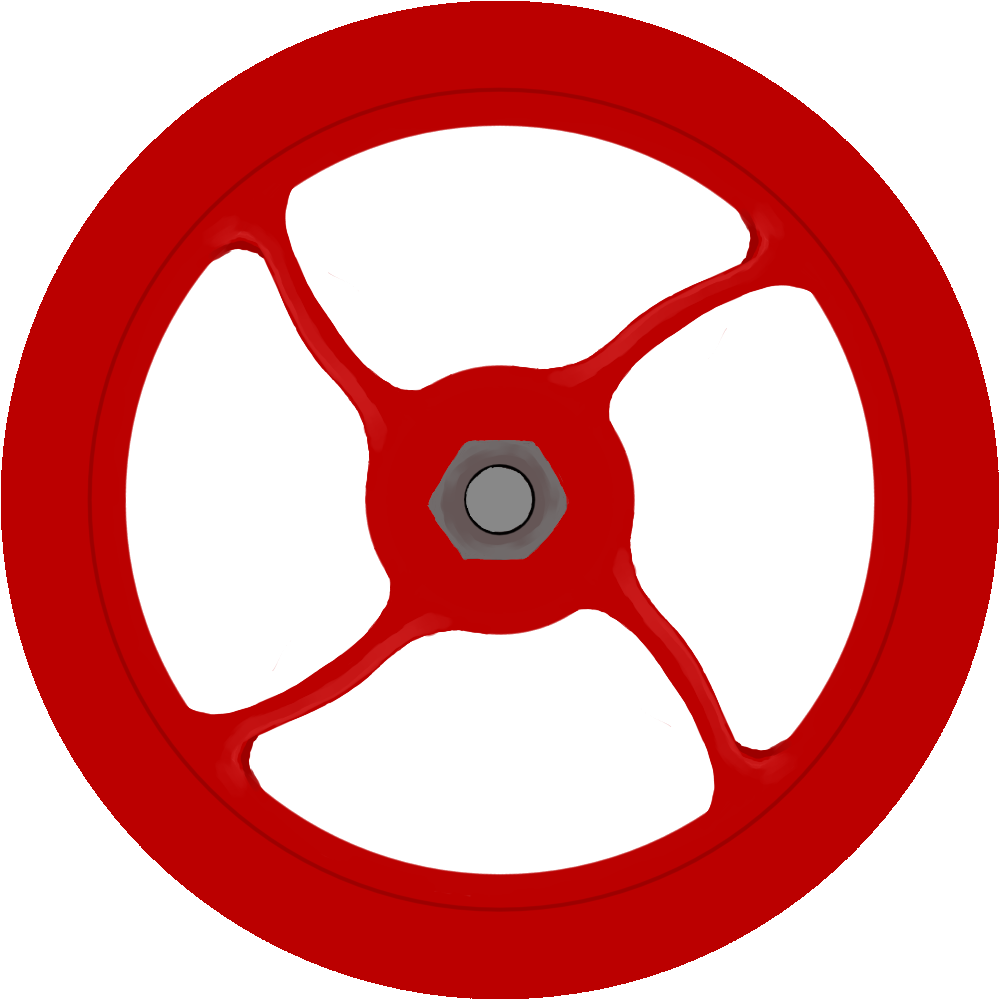
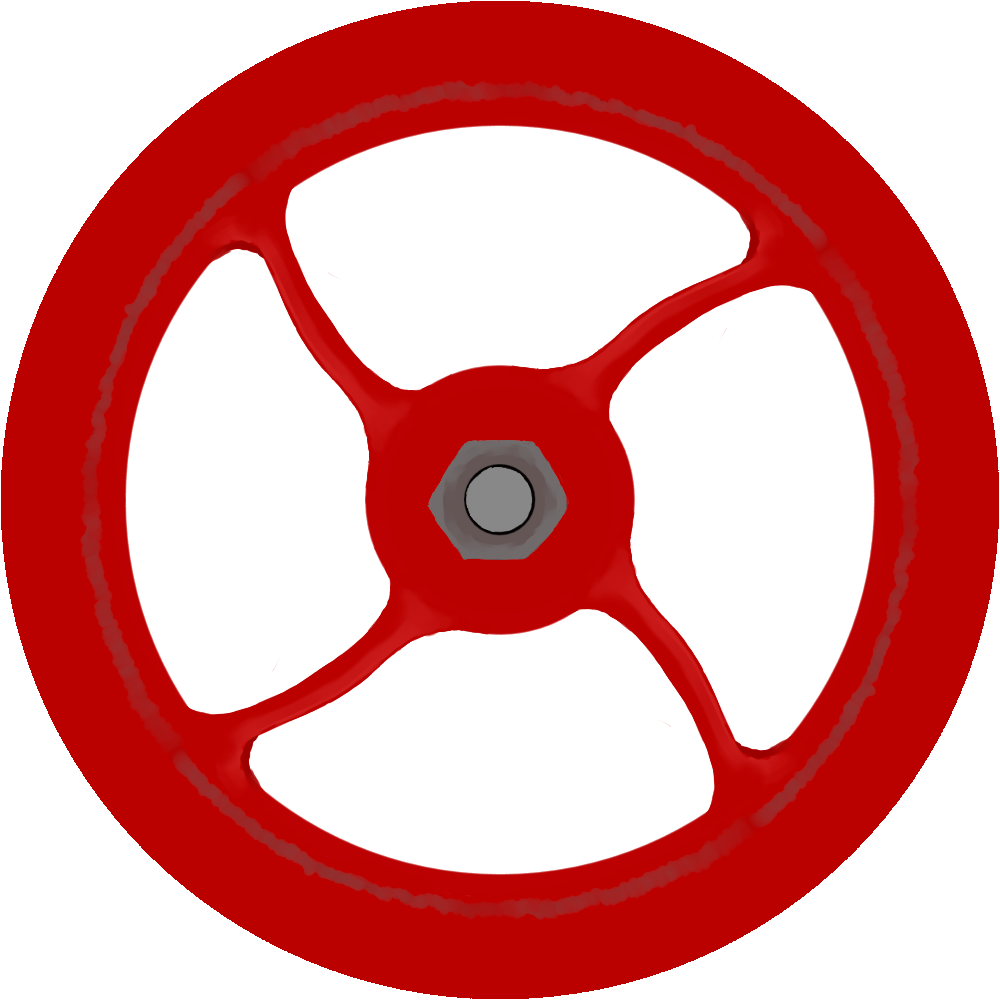
Layers edited between the first and the second 1000x1000 image:
painted on "Layer 3" over [128, 128, 832, 832]
painted on "Layer 2" over [80, 80, 920, 920]
